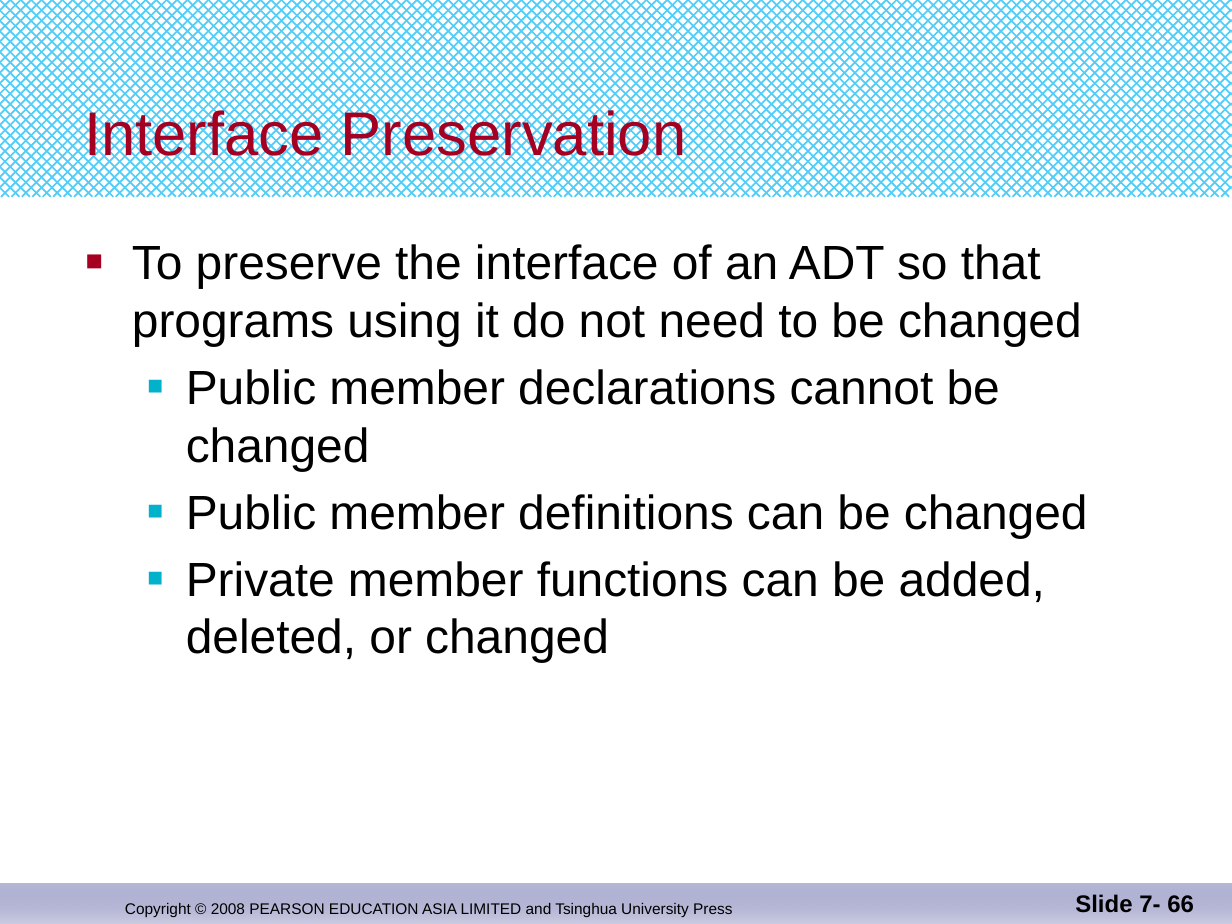
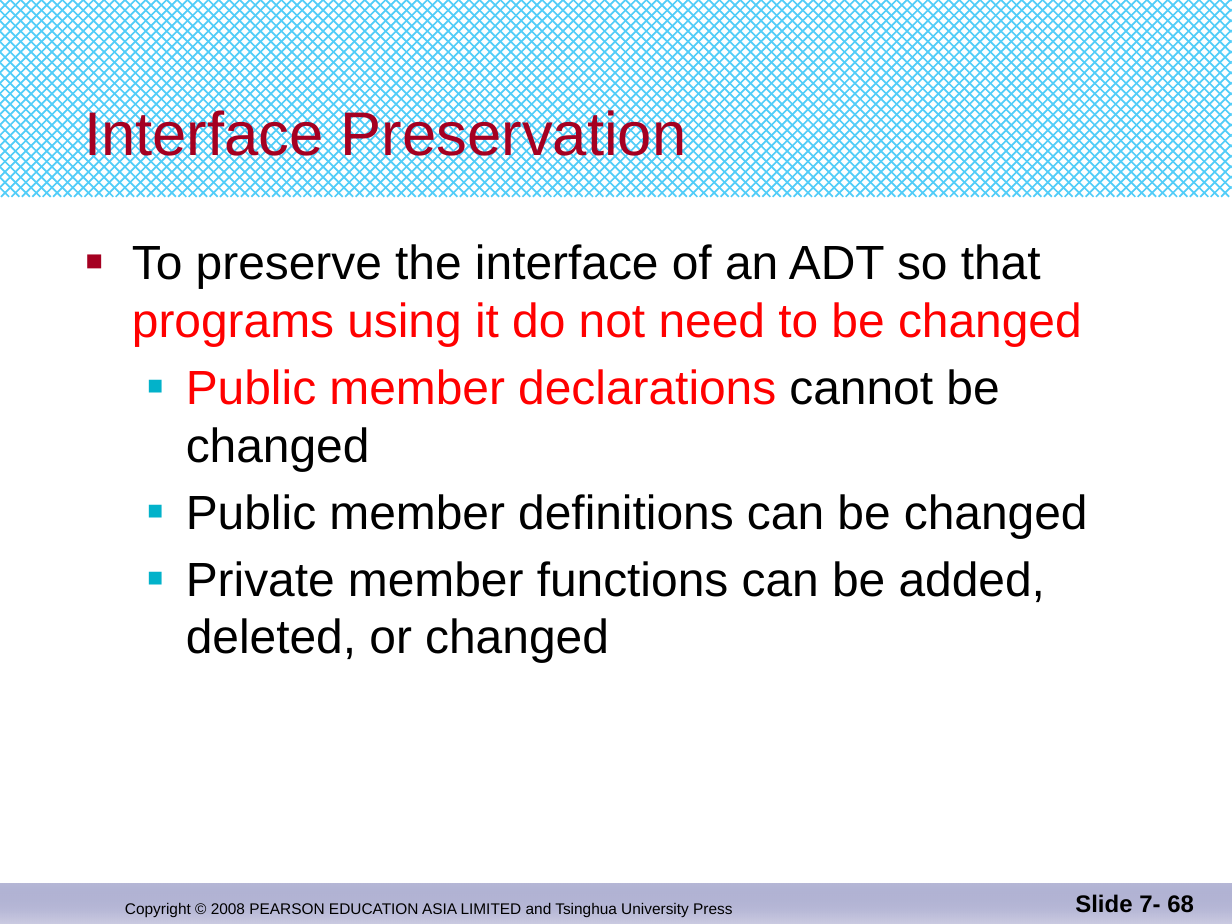
Before and after one commit to djuanbei/CPLUSPLUS, a slide deck: slide 68 of ppt/Chapter 10.pptx (slide 66 before the commit). Drawn at 1232x924 pixels with LibreOffice and Linux fonts; fonts in the diff are those of the drawing. Boxes give left, top, right and bottom in pixels: in the first picture for what was removed or moved away, otherwise in the second. Text is boxed around its words. In the diff, an @@ line names an element or a change of style, - is before the commit and + after.

```diff
--- a/ppt/Chapter 10.pptx
+++ b/ppt/Chapter 10.pptx
@@ text at bbox=[132, 244, 1082, 471]: text colour #000000 to #FF0000 in "programs using it do not need to ...", "Public member declarations" @@
@@ page number at bbox=[1075, 894, 1194, 913]: text changed @@
-Slide 7- 66
+Slide 7- 68
```
Also in this commit, not shown: 3 slides added, 1 other file.
